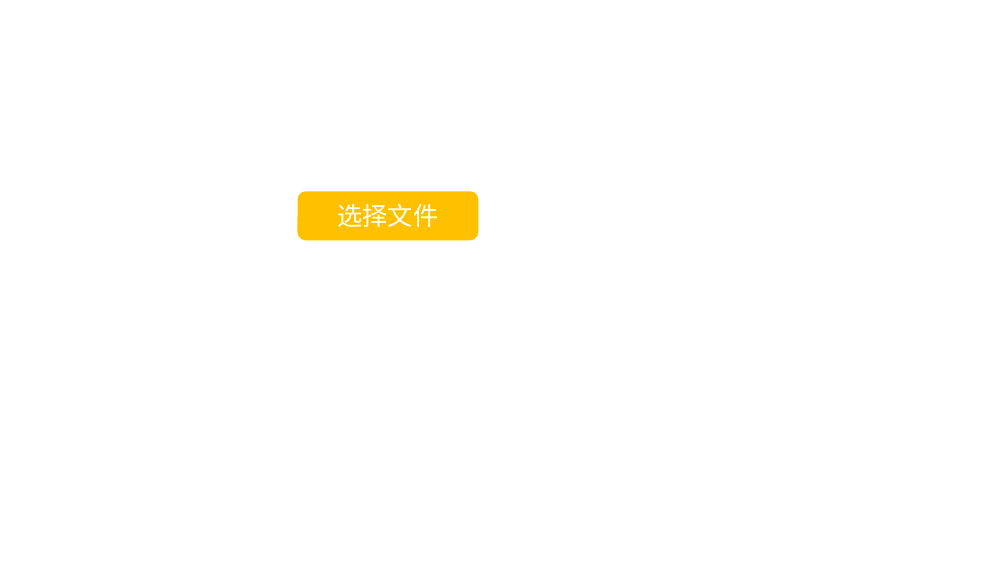
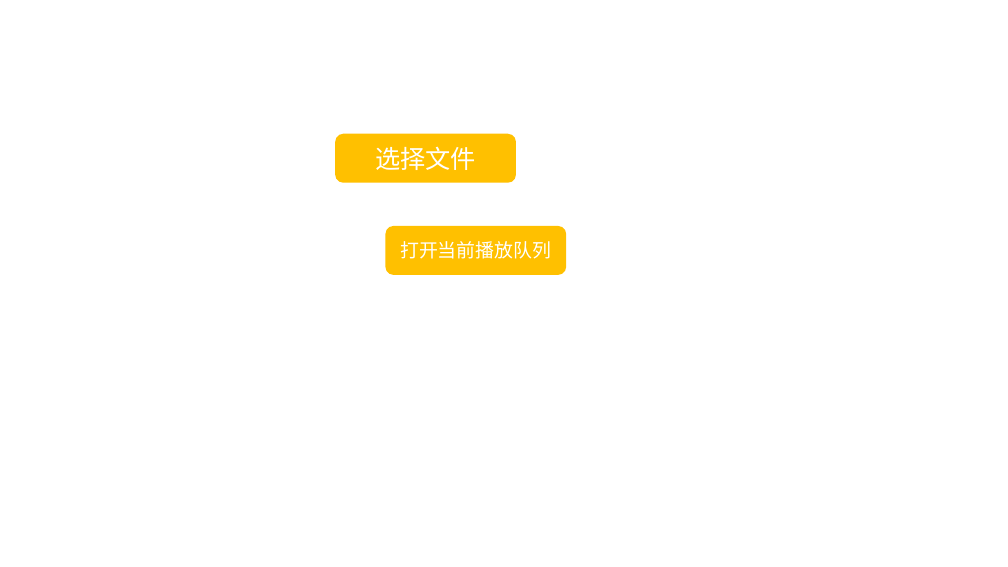
Before and after one commit to Rainbow-Dreamer/ideal-player, a slide deck: slide 1 of resources/新建 PPTX 演示文稿.pptx. Drawn at 1008x567 pixels with LibreOffice and Linux fonts; fonts in the diff are those of the drawing. Boxes give left, top, right and bottom in pixels: in the first picture for what was removed or moved away, otherwise in the second. Text is boxed around its words. In the diff, an @@ line names an element or a change of style, - is before the commit and + after.

```diff
--- a/resources/新建 PPTX 演示文稿.pptx
+++ b/resources/新建 PPTX 演示文稿.pptx
@@ rounded rectangle "选择文件": place and size @@
-rounded rectangle "选择文件" at box(298, 191, 479, 240)
+rounded rectangle "选择文件" at box(335, 134, 516, 183)
@@ rounded rectangle added at box(386, 226, 566, 275), fill #FFC000, 18 pt, text #FFFFFF @@
+打开当前播放队列
```
Also in this commit, not shown: 6 other files.
